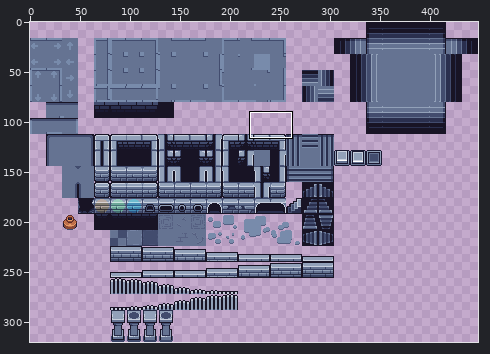
Sprite sheet, stored at assets/Set 1.png. Above: a wide view before the commit, with the close-up outlined.
Close-up. Old version:
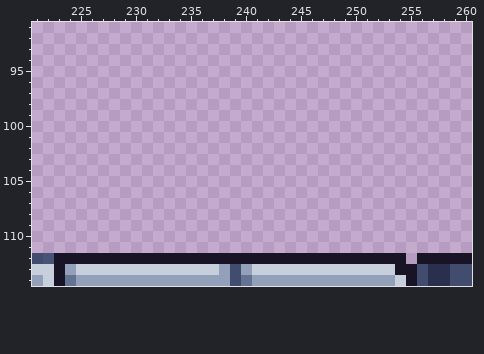
The file is 448x320 pixels. Colours within 5 levels of each other are drawn and written as one. Shown: x 221..260, y 91..114.
After:
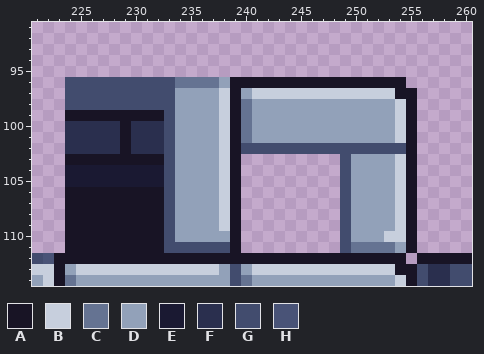
Palette (. is transparent): A #181425  B #c7cfdd  C #657392  D #92a1b9  E #1a1932  F #2a2f4e  G #424c6e  H #495377
Change:
@@ x 221..260 @@
  95 ........................................
- 96 ........................................
- 97 ........................................
- 98 ........................................
- 99 ........................................
-100 ........................................
-101 ........................................
-102 ........................................
-103 ........................................
-104 ........................................
-105 ........................................
-106 ........................................
-107 ........................................
-108 ........................................
-109 ........................................
-110 ........................................
-111 ........................................
+ 96 ...GGGGGGGGGGCCCCDAAAAAAAAAAAAAAAA......
+ 97 ...GGGGGGGGGGDDDDBADBBBBBBBBBBBBBAA.....
+ 98 ...GGGGGGGGGGDDDDBACDDDDDDDDDDDDDBA.....
+ 99 ...AAAAAAAAAGDDDDBACDDDDDDDDDDDDDBA.....
+100 ...FFFFFAFFFGDDDDBACDDDDDDDDDDDDDBA.....
+101 ...FFFFFAFFFGDDDDBACDDDDDDDDDDDDDBA.....
+102 ...FFFFFAFFFGDDDDBAGGGGGGGGGGGGGGGA.....
+103 ...AAAAAAAAAGDDDDBA.........GDDDDBA.....
+104 ...EEEEEEEEEGDDDDBA.........GDDDDBA.....
+105 ...EEEEEEEEEGDDDDBA.........GDDDDBA.....
+106 ...AAAAAAAAAGDDDDBA.........GDDDDBA.....
+107 ...AAAAAAAAAGDDDDBA.........GDDDDBA.....
+108 ...AAAAAAAAAGDDDDBA.........GDDDDBA.....
+109 ...AAAAAAAAAGDDDDBA.........GDDDDBA.....
+110 ...AAAAAAAAAGDDDDDA.........GDDDBBA.....
+111 ...AAAAAAAAAGGGGGGA.........GCCCCDA.....
 112 GHAAAAAAAAAAAAAAAAAAAAAAAAAAAAAAAA.AAAAA
